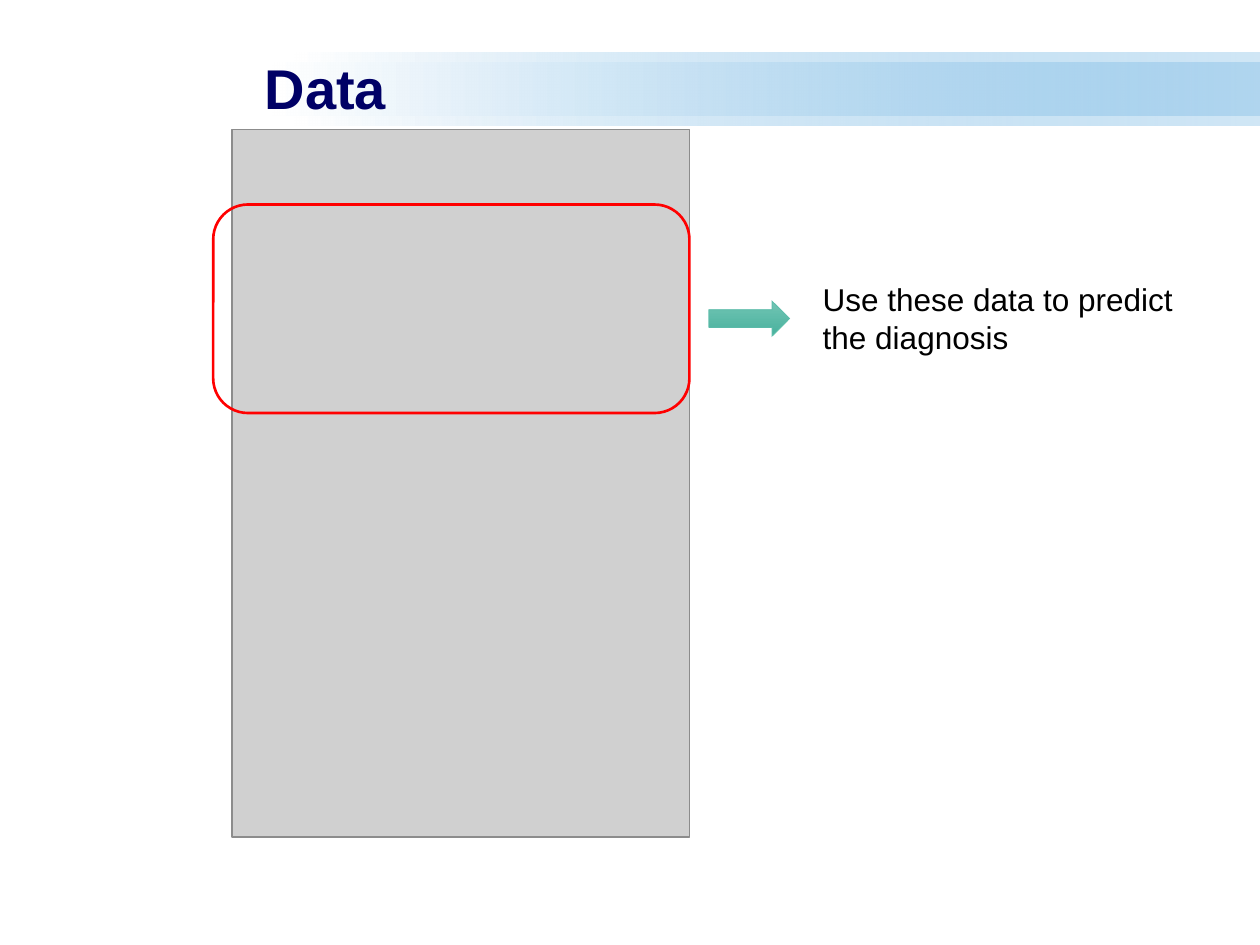
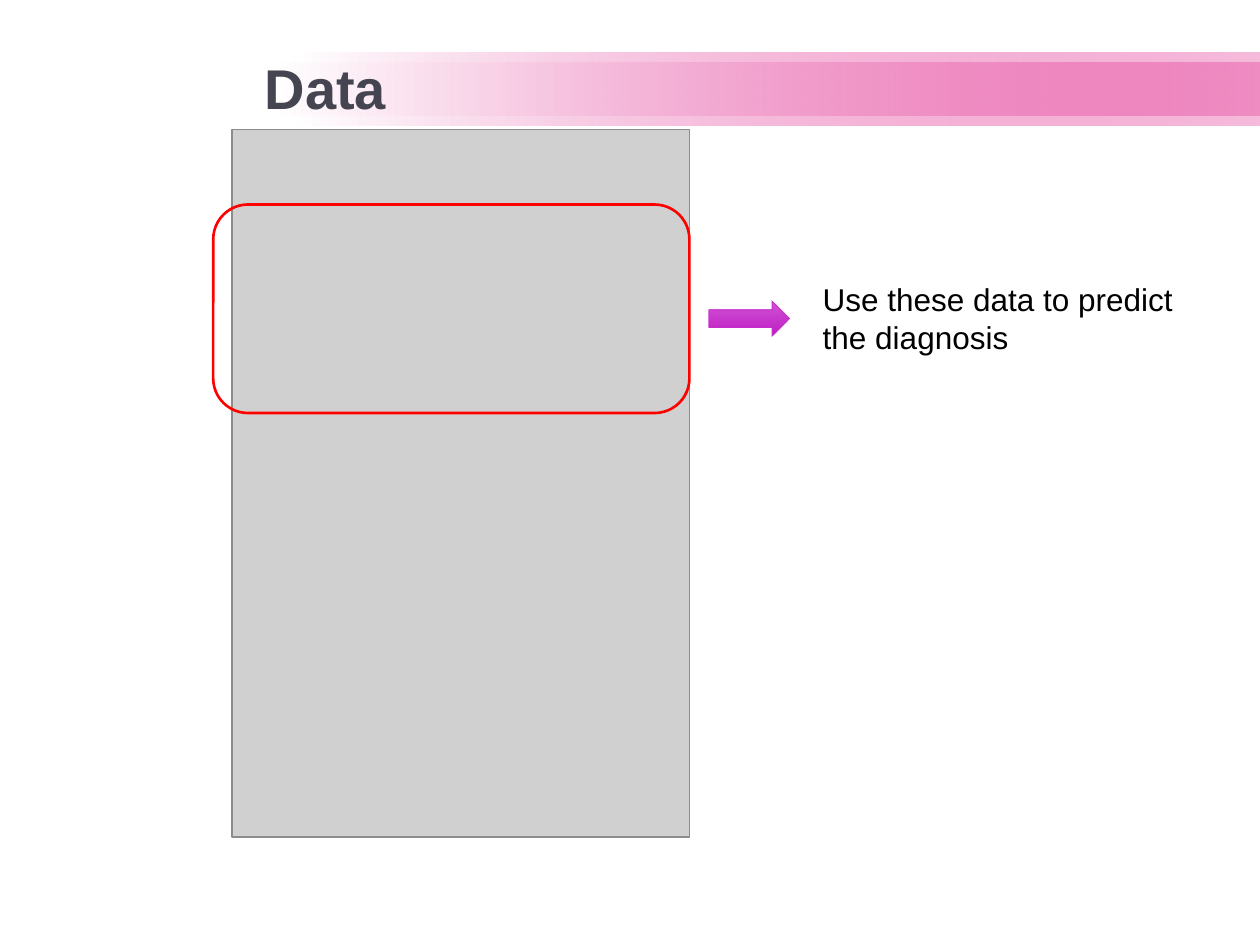
Before and after one commit to tamhuynh92/Machine-Learning-Project, a slide deck: slide 6 of Breast Cancer.ppt. Drawn at 1260x945 pixels with LibreOffice and Linux fonts; fonts in the diff are those of the drawing; grey boxes stand for pictures; background and template pictures are left out. Boxes give left, top, right and bottom in pixels: in the first picture for what was removed or moved away, otherwise in the second. Text is boxed around its words. In the diff, an @@ line names an element or a change of style, - is before the commit and + after.

```diff
--- a/Breast Cancer.ppt
+++ b/Breast Cancer.ppt
@@ title "Data" at [265, 70, 386, 110]: text colour #000066 to #454551 @@
@@ rectangle at [294, 53, 1260, 126]: fill gradient #FFFFFF to #6FB4E3 to gradient #FFFFFF to #E32D91 @@
@@ rectangle at [273, 63, 1260, 116]: fill gradient #FFFFFF to #6FB4E3 to gradient #FFFFFF to #E32D91 @@
@@ right arrow at [709, 301, 790, 336]: fill gradient #72C5B4 to #48B19D to gradient #D054D4 to #BE1CC3; outline #5DBDAB 0.51 pt to #C830CC 0.51 pt @@
```
Also in this commit, not shown: 21 other slides changed, 4 slides added, 1 slide removed.
